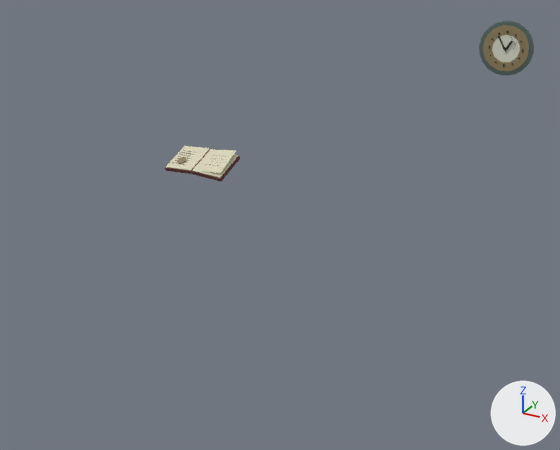
The Blender file art/classroom-dress.blend, before and after one commit.
The view is the same before and after, from a 50 mm lens placed at (5.24, -5.86, 5.28), pointed at (0.31, 3.1, 0.8). The lights are fixed; the arrows at lower right show +X, +Y and +Z. The picture after the commit comes second.

In view in the first picture: 'BOOK_Paper_Left', 'CLOCK_Brass_Frame', 'CLOCK_Dial', 'CLOCK_Inner_Rim' and 6 more.
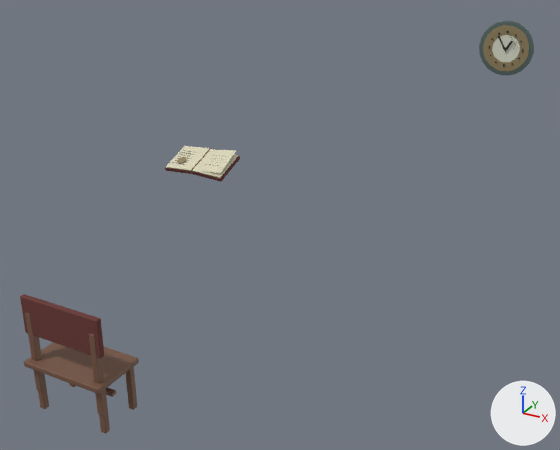
Changed parts and their boxes [x1, y1, x2, y2] in the pictures (560 x 450 px):
'HAUNT_Chair_Back', added (brown)
    after: [20, 294, 104, 359]
'HAUNT_Chair_Seat', added (brown)
    after: [24, 342, 139, 394]
'HAUNT_Chair_BackPost_R', added (brown)
    after: [89, 334, 108, 416]
'HAUNT_Chair_BackPost_L', added (brown)
    after: [25, 312, 46, 392]
'HAUNT_Chair_Leg_0.4_-0.5', added
    after: [126, 367, 137, 410]
'HAUNT_Chair_Leg_0.4_-0.9', added
    after: [99, 389, 110, 434]
'HAUNT_Chair_Leg_-0.4_-0.9', added
    after: [38, 374, 49, 409]
'HAUNT_Chair_UnderBrace', added
    after: [106, 387, 116, 397]
'HAUNT_Chair_Leg_-0.4_-0.5', added (mostly hidden)
    after: [69, 383, 76, 387]

Diff of the bpy script that builds the scene:
```diff
--- a/art/classroom-dress.blend.py
+++ b/art/classroom-dress.blend.py
@@ ob_haunt_chair_underbrace @@
+ob_haunt_chair_underbrace = bpy.data.objects.new('HAUNT_Chair_UnderBrace', me_cube_051)  # a box spanning x -0.43..0.43, y -0.035..0.035, z -0.022..0.022; in mat_mat_leather_brown (brown #765542); modifiers BEVEL, WEIGHTED_NORMAL
+ob_haunt_chair_underbrace.parent = ob_haunt_chair
+ob_haunt_chair_underbrace.location = (0.0, -0.75, 0.36)
@@ ob_haunt_chair @@
+ob_haunt_chair = bpy.data.objects.new('HAUNT_Chair', None)
+ob_haunt_chair.location = (0.0, 0.0, 0.0)
@@ ob_haunt_chair_leg_0_4__0_9 @@
+ob_haunt_chair_leg_0_4__0_9 = bpy.data.objects.new('HAUNT_Chair_Leg_0.4_-0.9', me_cube_050)  # a box spanning x -0.035..0.035, y -0.035..0.035, z -0.275..0.275; in mat_mat_leather_brown (brown #765542); modifiers BEVEL, WEIGHTED_NORMAL
+ob_haunt_chair_leg_0_4__0_9.parent = ob_haunt_chair
+ob_haunt_chair_leg_0_4__0_9.location = (0.43, -0.94, 0.28)
@@ ob_haunt_chair_leg_0_4__0_5 @@
+ob_haunt_chair_leg_0_4__0_5 = bpy.data.objects.new('HAUNT_Chair_Leg_0.4_-0.5', me_cube_050.copy())  # modifiers BEVEL, WEIGHTED_NORMAL
+ob_haunt_chair_leg_0_4__0_5.parent = ob_haunt_chair
+ob_haunt_chair_leg_0_4__0_5.location = (0.43, -0.48, 0.28)
@@ ob_haunt_chair_backpost_r @@
+ob_haunt_chair_backpost_r = bpy.data.objects.new('HAUNT_Chair_BackPost_R', me_cube_048)  # a box spanning x -0.038..0.038, y -0.04..0.04, z -0.485..0.485; in mat_mat_leather_brown (brown #765542); modifiers BEVEL, WEIGHTED_NORMAL
+ob_haunt_chair_backpost_r.parent = ob_haunt_chair
+ob_haunt_chair_backpost_r.location = (0.43, -0.95, 0.73)
@@ ob_haunt_chair_leg__0_4__0_9 @@
+ob_haunt_chair_leg__0_4__0_9 = bpy.data.objects.new('HAUNT_Chair_Leg_-0.4_-0.9', me_cube_050.copy())  # modifiers BEVEL, WEIGHTED_NORMAL
+ob_haunt_chair_leg__0_4__0_9.parent = ob_haunt_chair
+ob_haunt_chair_leg__0_4__0_9.location = (-0.43, -0.94, 0.28)
@@ ob_haunt_chair_leg__0_4__0_5 @@
+ob_haunt_chair_leg__0_4__0_5 = bpy.data.objects.new('HAUNT_Chair_Leg_-0.4_-0.5', me_cube_050.copy())  # modifiers BEVEL, WEIGHTED_NORMAL
+ob_haunt_chair_leg__0_4__0_5.parent = ob_haunt_chair
+ob_haunt_chair_leg__0_4__0_5.location = (-0.43, -0.48, 0.28)
@@ ob_haunt_chair_backpost_l @@
+ob_haunt_chair_backpost_l = bpy.data.objects.new('HAUNT_Chair_BackPost_L', me_cube_048.copy())  # modifiers BEVEL, WEIGHTED_NORMAL
+ob_haunt_chair_backpost_l.parent = ob_haunt_chair
+ob_haunt_chair_backpost_l.location = (-0.43, -0.95, 0.73)
@@ ob_haunt_chair_back @@
+ob_haunt_chair_back = bpy.data.objects.new('HAUNT_Chair_Back', me_cube_044)  # a box spanning x -0.515..0.515, y -0.032..0.032, z -0.22..0.22; in mat_mat_cover_oxblood (brown #673530); modifiers BEVEL, WEIGHTED_NORMAL
+ob_haunt_chair_back.parent = ob_haunt_chair
+ob_haunt_chair_back.location = (0.0, -0.95, 1.17)
@@ ob_haunt_chair_seat @@
+ob_haunt_chair_seat = bpy.data.objects.new('HAUNT_Chair_Seat', me_cube_043)  # a box spanning x -0.515..0.515, y -0.325..0.325, z -0.032..0.032; in mat_mat_leather_brown (brown #765542); modifiers BEVEL, WEIGHTED_NORMAL
+ob_haunt_chair_seat.parent = ob_haunt_chair
+ob_haunt_chair_seat.location = (0.0, -0.74, 0.61)
```
